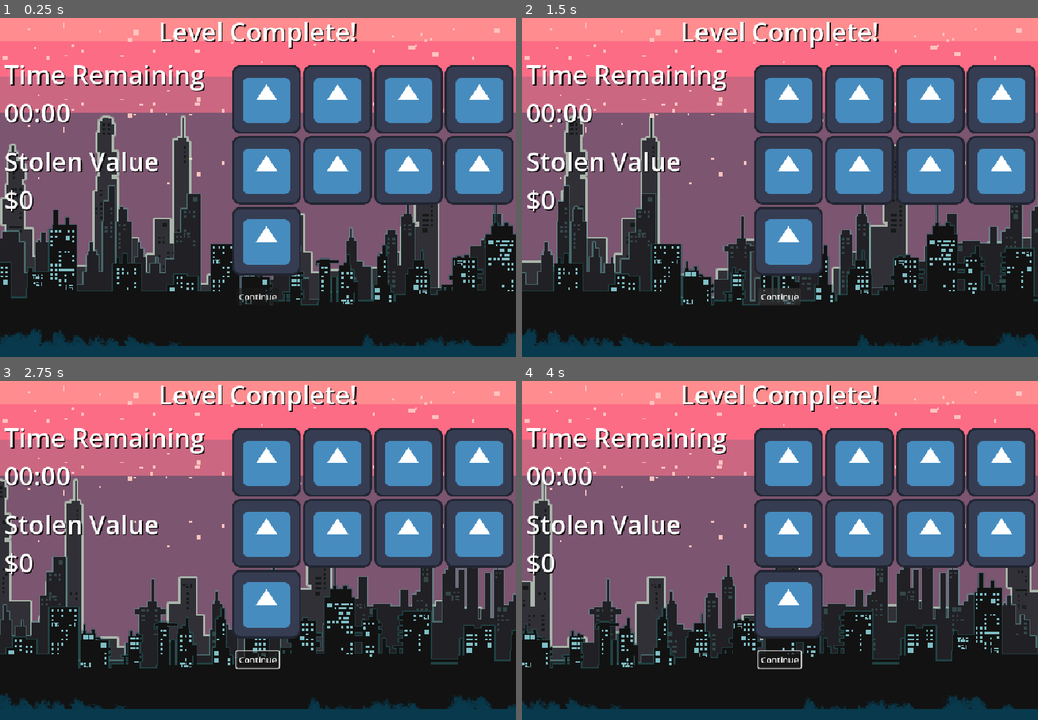
Above: before the commit, frames 1-4 (two rows, left to right).
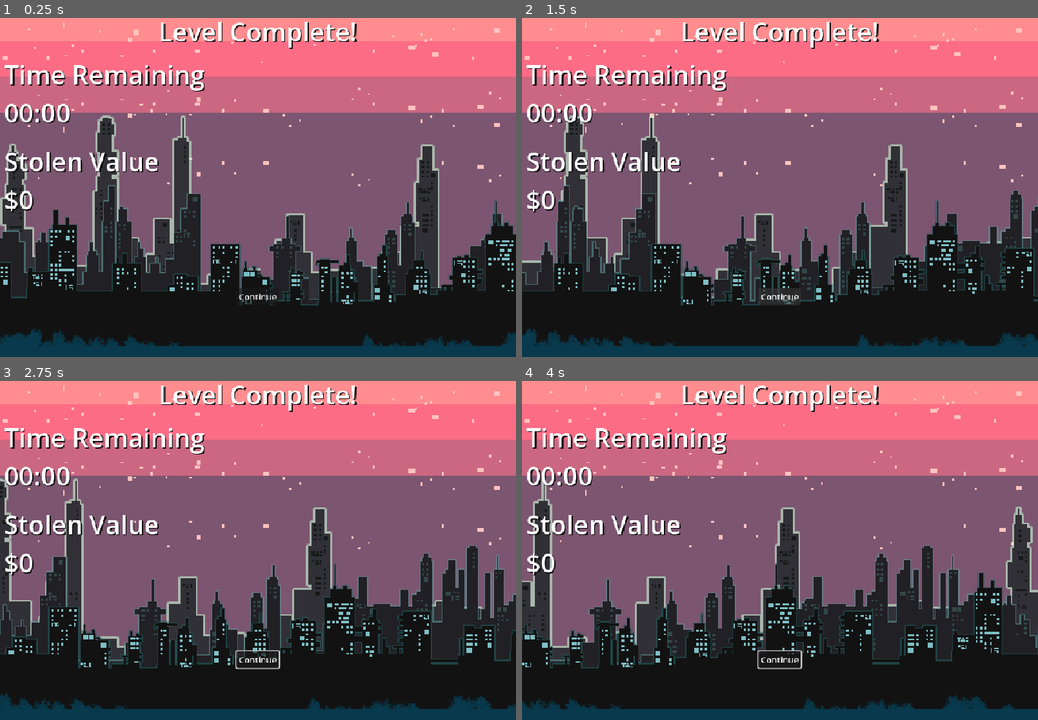
Above: after the commit, the same moments.

Repository: Jakepc007/wildjam-91
Game: Godot game, scene res://Levels/level_summary.tscn
Two runs of this game, one before a commit and one after it. Both use one fixed random seed, a clock stepped at 60 frames per second and the inputs below. This scene is started directly instead of the project's main scene. The engine's default icon, where the game draws it, is replaced by a stand-in: a white triangle on a blue panel in a dark square.
Inputs (mouse positions are in pixels of both pictures, inside the frame that each line leads up to):
- Up to frame 1 (0.25 s): no input
- Up to frame 2 (1.5 s): click "Continue" at 0.5 s; click "Continue" at 1.25 s
- Up to frame 3 (2.75 s): move the mouse to (371, 530) at 2.02 s; hold D (right) from 2.03 s (still down); hold E (interact) from 2.03 s (still down); click (371, 530) at 2.17 s
- Up to frame 4 (4 s): release D (right) at 2.75 s; release E (interact) at 2.75 s; drag from (676, 564) to (754, 618) at 2.77 s; move the mouse to (831, 472) at 3.52 s; hold D (right) from 3.53 s (still down); hold E (interact) from 3.53 s (still down)

The runs differ from the first frame. In frame 1, 24% of the frame differs, in the area x 45-100%, y 13-77%; in frame 2, 24%; in frame 3, 24%; in frame 4, 24%.

Commit message:
Improved level summary

Diff:
--- a/Levels/level_summary.tscn
+++ b/Levels/level_summary.tscn
@@ -1,7 +1,6 @@
 [gd_scene format=3 uid="uid://d2oly3tembpt8"]
 
 [ext_resource type="Script" uid="uid://clhaeq1wwytlg" path="res://level_summary.gd" id="1_ng3q2"]
-[ext_resource type="Texture2D" uid="uid://m0n6fbd2d6ry" path="res://icon.svg" id="2_0oxrk"]
 [ext_resource type="Texture2D" uid="uid://cccj7al6ihahq" path="res://assets/backgrounds/-6.png" id="2_6on4b"]
 [ext_resource type="Texture2D" uid="uid://bevht8lln0l6w" path="res://assets/backgrounds/-5.png" id="3_0oxrk"]
 [ext_resource type="Texture2D" uid="uid://ba4nl0k8icuxk" path="res://assets/backgrounds/-4.png" id="4_mhll2"]
@@ -80,42 +79,6 @@
 offset_right = 976.0
 offset_bottom = 544.0
 
-[node name="TextureRect" type="TextureRect" parent="CanvasLayer/ItemsContainer" unique_id=1753175335]
-layout_mode = 2
-texture = ExtResource("2_0oxrk")
-
-[node name="TextureRect2" type="TextureRect" parent="CanvasLayer/ItemsContainer" unique_id=1405942934]
-layout_mode = 2
-texture = ExtResource("2_0oxrk")
-
-[node name="TextureRect3" type="TextureRect" parent="CanvasLayer/ItemsContainer" unique_id=2063701972]
-layout_mode = 2
-texture = ExtResource("2_0oxrk")
-
-[node name="TextureRect4" type="TextureRect" parent="CanvasLayer/ItemsContainer" unique_id=932324430]
-layout_mode = 2
-texture = ExtResource("2_0oxrk")
-
-[node name="TextureRect5" type="TextureRect" parent="CanvasLayer/ItemsContainer" unique_id=425384236]
-layout_mode = 2
-texture = ExtResource("2_0oxrk")
-
-[node name="TextureRect6" type="TextureRect" parent="CanvasLayer/ItemsContainer" unique_id=1875449798]
-layout_mode = 2
-texture = ExtResource("2_0oxrk")
-
-[node name="TextureRect7" type="TextureRect" parent="CanvasLayer/ItemsContainer" unique_id=2095767933]
-layout_mode = 2
-texture = ExtResource("2_0oxrk")
-
-[node name="TextureRect8" type="TextureRect" parent="CanvasLayer/ItemsContainer" unique_id=537904030]
-layout_mode = 2
-texture = ExtResource("2_0oxrk")
-
-[node name="TextureRect9" type="TextureRect" parent="CanvasLayer/ItemsContainer" unique_id=171011245]
-layout_mode = 2
-texture = ExtResource("2_0oxrk")
-
 [node name="Button" type="Button" parent="CanvasLayer" unique_id=2042383805]
 offset_left = 440.0
 offset_top = 512.0
--- a/level.gd
+++ b/level.gd
@@ -68,11 +68,14 @@
 	for pickup in player.inventory:
 		var stats = ItemStats.get_item(pickup.item)
 		total_value += int(stats.value)
+	var item_list: Array[ItemStats.Item] = []
+	for pickup in player.inventory:
+		item_list.append(pickup.item)
 	Global.level_stats = {
 		"level_name": level_name,
 		"time_left": _time_left,
 		"value": total_value,
-		"items": player.inventory.duplicate(),
+		"items": item_list,
 		"next_scene": next_scene,
 	}
 	Global.scene_manager.switch_scene_with_fade(LEVEL_SUMMARY_SCENE)
--- a/level_summary.gd
+++ b/level_summary.gd
@@ -27,6 +27,22 @@
 	var seconds = int(time_left) % 60
 	time_left_label.text = "%02d:%02d" % [minutes, seconds]
 	value_label.text = "$" + format_number(value)
+	await get_tree().create_timer(0.5).timeout
+	for item in items:
+		var stats = ItemStats.get_item(item)
+		if not stats:
+			continue
+		var tex_rect := TextureRect.new()
+		tex_rect.texture = load(stats.image_path)
+		tex_rect.custom_minimum_size = Vector2(64, 64)
+		tex_rect.stretch_mode = TextureRect.STRETCH_KEEP_ASPECT_CENTERED
+		tex_rect.tooltip_text = stats.item_name
+		tex_rect.scale = Vector2.ZERO
+		items_container.add_child(tex_rect)
+		tex_rect.pivot_offset = tex_rect.size / 2.0
+		var tween := create_tween()
+		tween.tween_property(tex_rect, "scale", Vector2.ONE, 0.25).set_ease(Tween.EASE_OUT).set_trans(Tween.TRANS_BACK)
+		await get_tree().create_timer(0.1).timeout
 
 func format_number(n: int) -> String:
 	var s = str(n)
